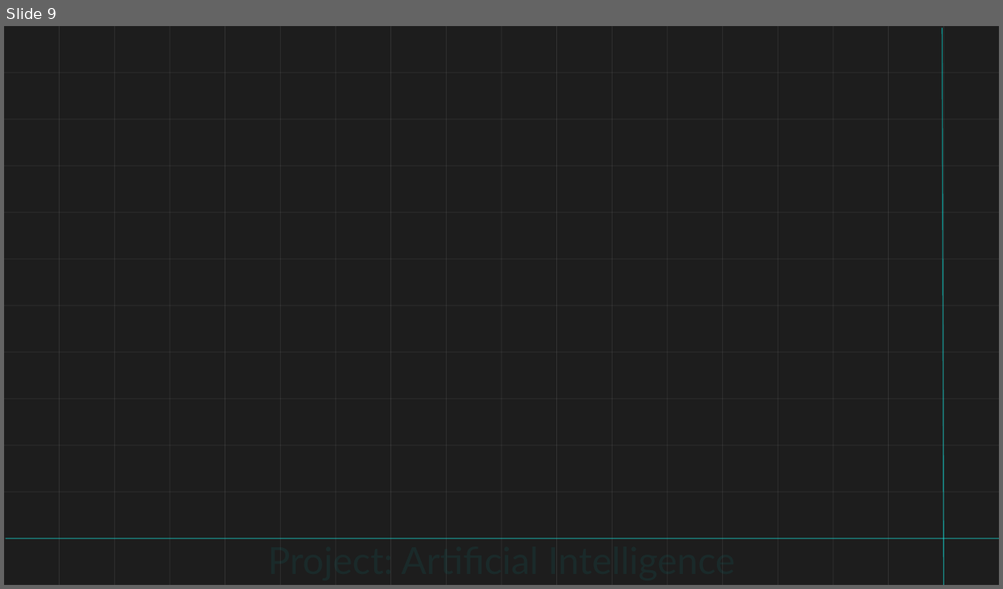
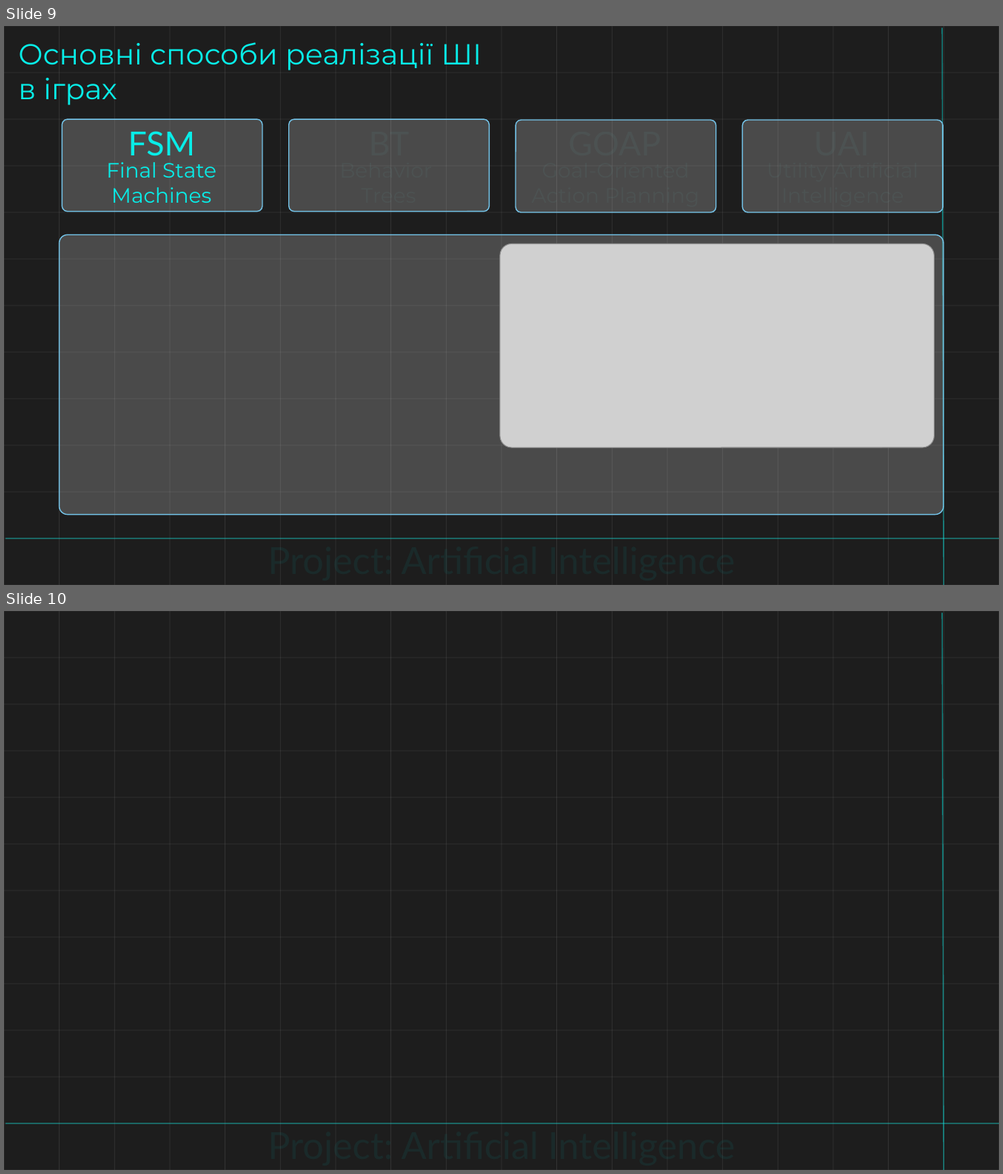
Before and after one commit to Dgardes/Semestr_2, a slide deck: Основи AI/Доповідь.pptx. Shown one above the other, each under a label of ours: slide 9 before the commit, slides 9 and 10 after it. The pictures are 1003x589 and 1003x1174 pixels, drawn with LibreOffice and Linux fonts; fonts in the diff are those of the drawing; grey boxes stand for pictures. Boxes give left, top, right and bottom in pixels: in the first picture for what was removed or moved away, otherwise in the second. Text is boxed around its words. In the diff, an @@ line names an element or a change of style, - is before the commit and + after.

```diff
--- a/Основи AI/Доповідь.pptx
+++ b/Основи AI/Доповідь.pptx
@@ slide 9 added at bbox=[4, 26, 999, 585], background #FFFFFF @@
@@ rectangle added at bbox=[4, 26, 999, 585], fill #1D1D1D @@
@@ text added at bbox=[18, 42, 481, 105], 28 pt, text #08EDE8 @@
+Основні способи реалізації ШІ в іграх
@@ line added from (942, 27) to (943, 585), #08EDE8 1 pt @@
@@ rounded rectangle added at bbox=[62, 119, 263, 212], fill #FFFFFF at 20% opacity, outline #74C4E9 1 pt @@
@@ text added at bbox=[128, 131, 195, 156], 32 pt, text #08EDE8 @@
+FSM
@@ rounded rectangle added at bbox=[289, 119, 489, 212], fill #FFFFFF at 20% opacity, outline #74C4E9 1 pt @@
@@ rounded rectangle added at bbox=[516, 120, 717, 212], fill #FFFFFF at 20% opacity, outline #74C4E9 1 pt @@
@@ rounded rectangle added at bbox=[743, 120, 943, 212], fill #FFFFFF at 20% opacity, outline #74C4E9 1 pt @@
@@ text added at bbox=[106, 162, 216, 203], 20 pt, text #08EDE8 @@
+Final State Machines
@@ rounded rectangle added at bbox=[60, 235, 943, 514], fill #FFFFFF at 20% opacity, outline #74C4E9 1 pt @@
@@ picture added at bbox=[500, 244, 934, 448] @@
@@ group added at bbox=[4, 26, 999, 585]: 30 rectangles @@
@@ line added from (5, 540) to (999, 540), #08EDE8 1 pt @@
@@ text added at bbox=[267, 538, 735, 582], 36 pt, text #06A29E at 10% opacity @@
+Project: Artificial Intelligence
@@ what was slide 9 is now slide 10 @@
```
Also in this commit, not shown: 17 other files.
